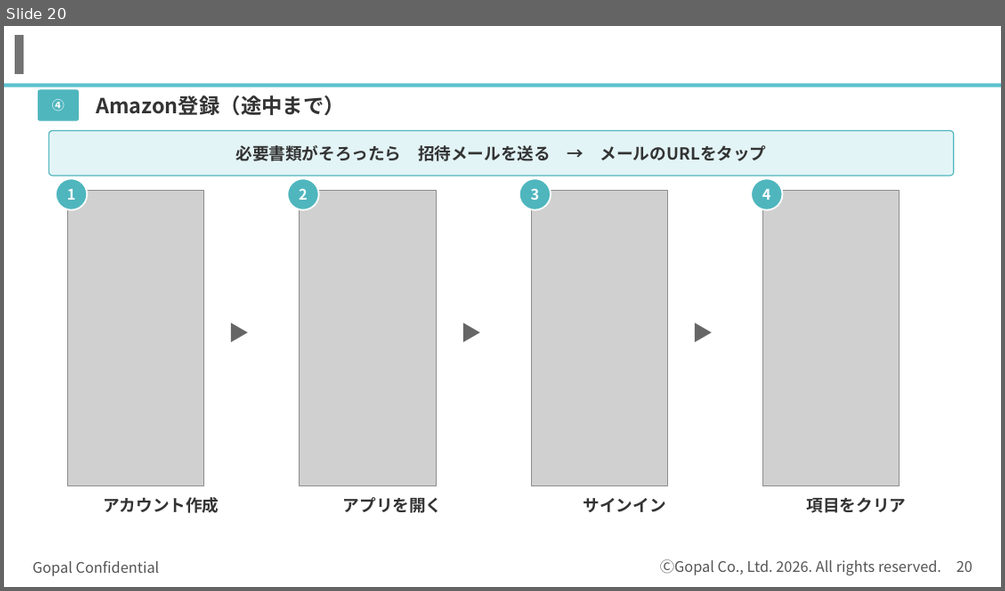
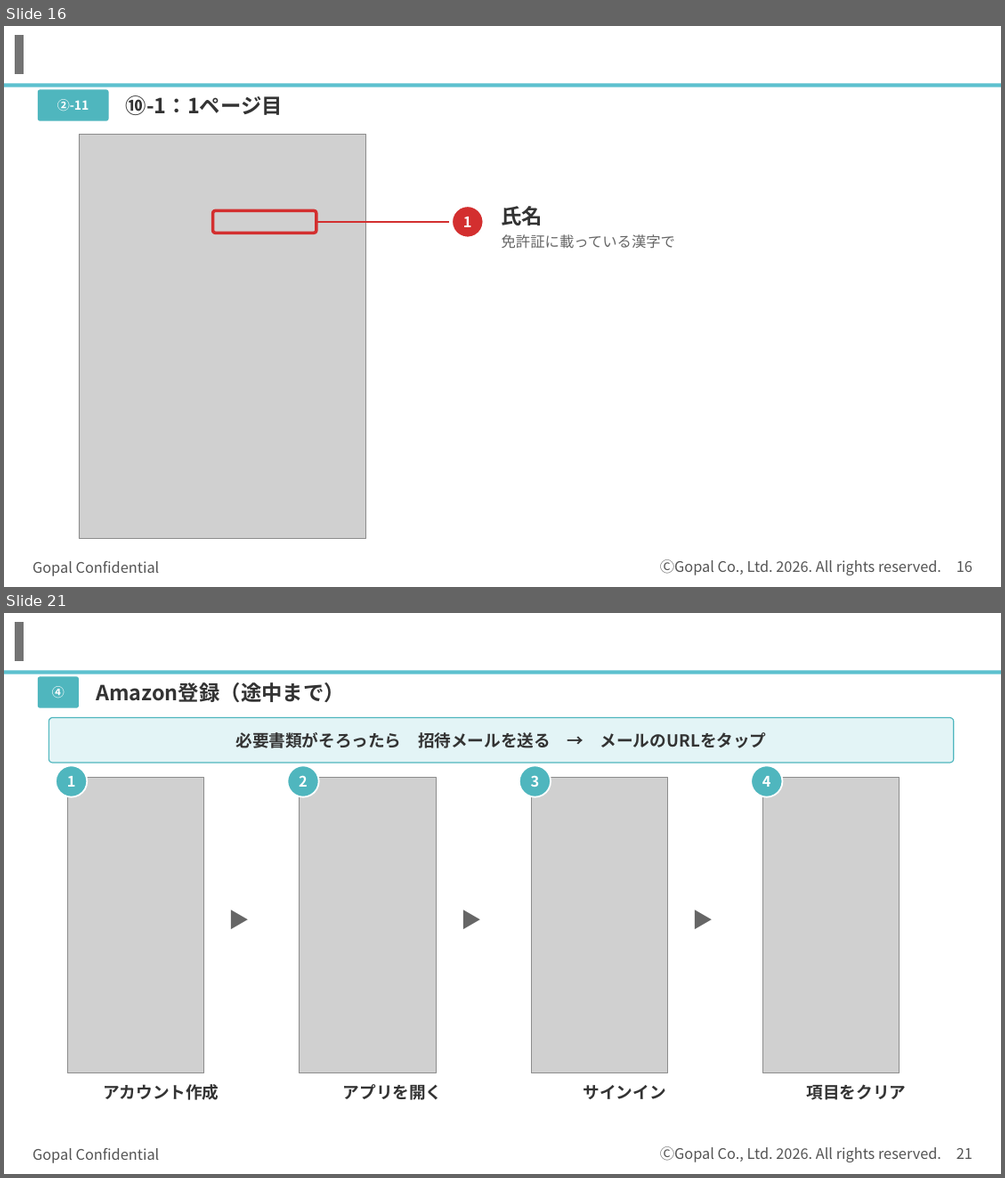
Before and after one commit to kagayugopal-eng/tamu, a slide deck: out/登録の流れ_書類準備まで.pptx. Shown one above the other, each under a label of ours: slide 20 before the commit, slides 16 and 21 after it; the slides between them are not shown. The pictures are 1005x591 and 1005x1178 pixels, drawn with LibreOffice and Linux fonts; fonts in the diff are those of the drawing; grey boxes stand for pictures; background and template pictures are left out. Boxes give left, top, right and bottom in pixels: in the first picture for what was removed or moved away, otherwise in the second. Text is boxed around its words. In the diff, an @@ line names an element or a change of style, - is before the commit and + after.

```diff
--- a/out/登録の流れ_書類準備まで.pptx
+++ b/out/登録の流れ_書類準備まで.pptx
@@ slide 16 added at <box>4,26,1001,587</box>, background #FFFFFF; not listed: 5 template elements that a slide beside it also shows @@
@@ rounded rectangle added at <box>38,89,109,121</box>, fill #4FB6BE @@
@@ text added at <box>57,99,89,111</box>, 12 pt, text #FFFFFF, bold @@
+②-11
@@ text added at <box>126,95,283,115</box>, 20 pt, text #333333, bold @@
+⑩-1：1ページ目
@@ picture added at <box>79,135,366,539</box> @@
@@ rounded rectangle added at <box>212,211,316,233</box>, outline #D32F2F 3 pt @@
@@ ellipse added at <box>452,206,484,238</box>, fill #D32F2F, outline #FFFFFF 1.5 pt, 14 pt, text #FFFFFF, bold @@
+1
@@ text added at <box>502,206,543,225</box>, 20 pt, text #333333, bold @@
+氏名
@@ line added from (316, 222) to (449, 222), #D32F2F 1.75 pt @@
@@ text added at <box>502,234,676,248</box>, 14 pt, text #666666 @@
+免許証に載っている漢字で
@@ what was slide 20 is now slide 21 @@
@@ page number at <box>956,1148,972,1159</box>: text changed @@
-20
+21
```
Also in this commit, not shown: 4 slides changed, 3 other slides added, 3 slides removed.
